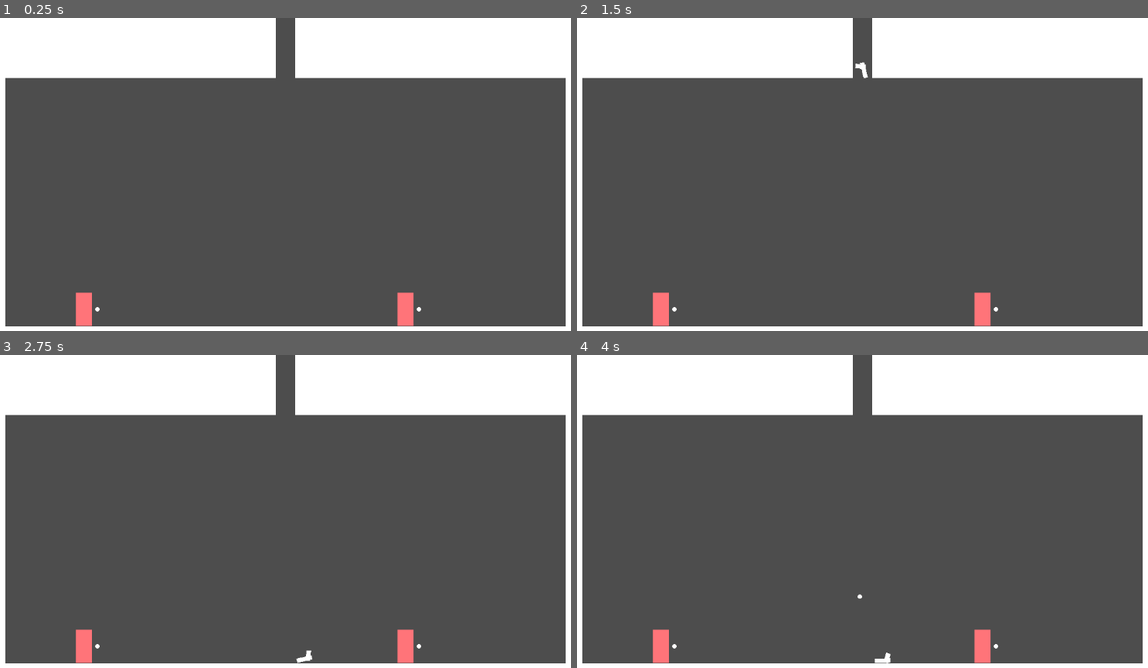
Above: before the commit, frames 1-4 (two rows, left to right).
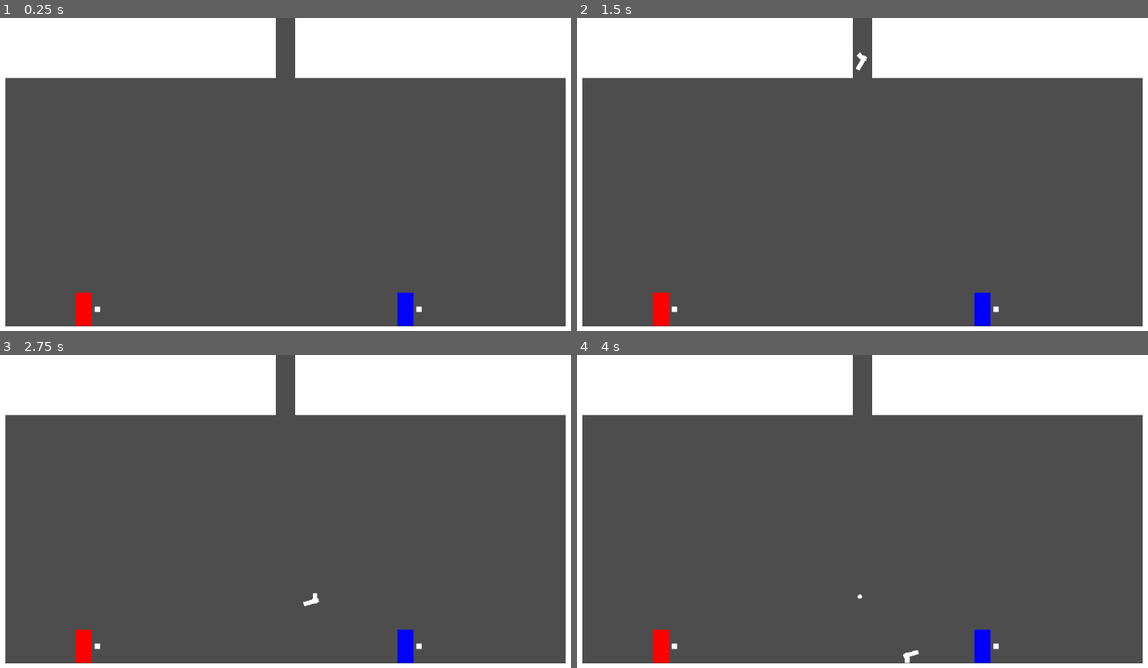
Above: after the commit, the same moments.

Repository: cbrenton/its-all-bad
Game: Godot game, scene res://scenes/match.tscn
Same seed, same stepped clock (60 frames per second), same inputs: the game is played once before the commit and once after it.
Inputs:
- Up to frame 1 (0.25 s): no input
- Up to frame 2 (1.5 s): tap Enter at 0.5 s; tap Space at 1.25 s
- Up to frame 3 (2.75 s): no input
- Up to frame 4 (4 s): no input

The runs differ from the first frame. In frame 1, 0.7% of the frame differs, in the area x 13-74%, y 87-99%; in frame 2, 0.7%; in frame 3, 0.8%; in frame 4, 0.8%.

Commit message:
Add slap/throw logic. Currently semi working. On slap, gun knocks back the original holder, then ricochets into the slapper and knocks them back, then immediately gets picked up by the slapper. Could be a lot cleaner

Diff:
--- a/scenes/fist.tscn
+++ b/scenes/fist.tscn
@@ -1,22 +1,24 @@
 [gd_scene format=3 uid="uid://cwit7dbkmqn7n"]
 
-[ext_resource type="Script" uid="uid://bqpoqmfglo7jf" path="res://scripts/fist.gd" id="1_18rt0"]
-[ext_resource type="Texture2D" uid="uid://vqymet7qdv8r" path="res://assets/dummy.png" id="2_cqe2n"]
+[ext_resource type="Script" uid="uid://bgmit61dualdr" path="res://scripts/items/fist.gd" id="1_blqjd"]
+[ext_resource type="AudioStream" uid="uid://cgaq4yis3j00w" path="res://assets/gunshot.mp3" id="2_ahl7n"]
 
-[sub_resource type="RectangleShape2D" id="RectangleShape2D_cqe2n"]
+[sub_resource type="RectangleShape2D" id="RectangleShape2D_og67c"]
 
-[node name="Node2D" type="Node2D" unique_id=1220416977]
-script = ExtResource("1_18rt0")
+[node name="Node2D" type="Node2D" unique_id=509131475]
+script = ExtResource("1_blqjd")
 
-[node name="2_delete" type="Sprite2D" parent="." unique_id=709337631]
-texture = ExtResource("2_cqe2n")
+[node name="AudioStreamPlayer2D" type="AudioStreamPlayer2D" parent="." unique_id=1480686199]
+stream = ExtResource("2_ahl7n")
 
-[node name="HitArea2D" type="Area2D" parent="." unique_id=1882889643]
-collision_layer = 0
+[node name="HitArea2D" type="Area2D" parent="." unique_id=1840073658]
 collision_mask = 2
-monitoring = false
 
-[node name="CollisionShape2D" type="CollisionShape2D" parent="HitArea2D" unique_id=1063450611]
-shape = SubResource("RectangleShape2D_cqe2n")
+[node name="CollisionShape2D" type="CollisionShape2D" parent="HitArea2D" unique_id=1819145442]
+shape = SubResource("RectangleShape2D_og67c")
 
-[connection signal="area_entered" from="HitArea2D" to="." method="_on_hit_area_2d_area_entered"]
+[node name="ColorRect" type="ColorRect" parent="HitArea2D" unique_id=1079445323]
+offset_left = -5.0
+offset_top = -5.0
+offset_right = 5.0
+offset_bottom = 5.0
--- a/scenes/gun.tscn
+++ b/scenes/gun.tscn
@@ -3,6 +3,9 @@
 [ext_resource type="AudioStream" uid="uid://cgaq4yis3j00w" path="res://assets/gunshot.mp3" id="2_og67c"]
 [ext_resource type="Script" uid="uid://c1atb6we1awe1" path="res://scripts/items/gun.gd" id="3_gp1hk"]
 [ext_resource type="Script" uid="uid://bs4l42rfwyx54" path="res://scripts/components/collectible_component.gd" id="4_qd4js"]
+
+[sub_resource type="PhysicsMaterial" id="PhysicsMaterial_gp1hk"]
+bounce = 0.47
 
 [sub_resource type="RectangleShape2D" id="RectangleShape2D_r8ywq"]
 size = Vector2(29, 8)
@@ -11,7 +14,10 @@
 size = Vector2(8.497879, 17.96266)
 
 [node name="RigidBody2D" type="RigidBody2D" unique_id=394875882]
+position = Vector2(1, 0)
 collision_layer = 4
+collision_mask = 3
+physics_material_override = SubResource("PhysicsMaterial_gp1hk")
 script = ExtResource("3_gp1hk")
 
 [node name="CollisionShape2D" type="CollisionShape2D" parent="." unique_id=1730765531]
@@ -44,5 +50,6 @@
 stream = ExtResource("2_og67c")
 
 [node name="CollectibleComponent" type="Node" parent="." unique_id=303832060]
+unique_name_in_owner = true
 script = ExtResource("4_qd4js")
 metadata/_custom_type_script = "uid://bs4l42rfwyx54"
--- a/scenes/match.tscn
+++ b/scenes/match.tscn
@@ -19,7 +19,7 @@
 
 [node name="Environment" type="StaticBody2D" parent="." unique_id=292553992]
 
-[node name="CollisionShape2D" type="CollisionShape2D" parent="Environment" unique_id=41029597]
+[node name="Ground" type="CollisionShape2D" parent="Environment" unique_id=41029597]
 shape = SubResource("WorldBoundaryShape2D_7y1jj")
 
 [node name="CollisionShape2D2" type="CollisionShape2D" parent="Environment" unique_id=1631316345]
--- a/scripts/components/collectible_component.gd
+++ b/scripts/components/collectible_component.gd
@@ -1 +1,23 @@
 class_name CollectibleComponent extends Node
+
+var just_thrown := false
+
+"""
+func on_thrown() -> void:
+    pass
+
+    just_thrown = true
+
+    # don't collide with the thrower for 0.5 seconds
+    thrower.add_collision_exception_with(rb)
+    print(look_dir_x)
+
+    # TODO: potentially move into something like CollectibleComponent#on_thrown
+    await get_tree().create_timer(0.5).timeout
+    thrower.remove_collision_exception_with(rb)
+    rb.collision_layer = 4
+    rb.collision_mask = 1
+    gun.collectible_component.just_thrown = false
+
+
+"""
--- a/scripts/components/hurtbox_component.gd
+++ b/scripts/components/hurtbox_component.gd
@@ -12,7 +12,11 @@
 
 
 func on_body_entered(body: Node) -> void:
-    print("hit something")
-    if body.get_node_or_null("CollectibleComponent"):
-        print("picking up something")
+    # print("hit something")
+    var collectible_component = (
+        body.get_node_or_null("CollectibleComponent") as CollectibleComponent
+    )
+
+    if collectible_component:
+        # print("picking up something")
         pickup_item.emit(body)
--- a/scripts/components/inventory_component.gd
+++ b/scripts/components/inventory_component.gd
@@ -1,10 +1,17 @@
 class_name InventoryComponent extends Node
 
 var weapon: Node = null
-var default_weapon: Node = null
+@onready var default_weapon: Node = preload("res://scenes/fist.tscn").instantiate()
 @export var hold_position: Node2D
 var look_dir_x := 0.0
 var has_loose_bullet := false
+
+
+func _ready():
+    add_child(default_weapon)
+    default_weapon.reparent(hold_position)
+    default_weapon.position = Vector2.ZERO
+    default_weapon.rotation = 0
 
 
 func pickup(item: Node):
@@ -25,10 +32,10 @@
         weapon = item
 
         _pickup.call_deferred(item)
-        grabbed_gun.yeet.connect(_drop)
+        grabbed_gun.yeet.connect(drop)
         var rb = item as RigidBody2D
         rb.collision_layer = 0
-        rb.collision_mask = 0
+        rb.collision_mask = 1
     elif grabbed_bullet:
         if held_gun:
             print("loaded")
@@ -41,6 +48,7 @@
 
 func _pickup(item: Node) -> void:
     # move item to hold position
+    print("picked up")
     item.freeze_mode = RigidBody2D.FREEZE_MODE_KINEMATIC
     item.freeze = true
     item.reparent(hold_position)
@@ -48,18 +56,64 @@
     item.rotation = 0
 
 
-func _drop() -> void:
+func _draw_debug_impulse(origin: Vector2, impulse: Vector2) -> void:
+    var dir = impulse.normalized()
+    var tip = origin + dir * 100
+    var left = tip + Vector2(-dir.y, dir.x).normalized() * 10 - dir * 20
+    var right = tip + Vector2(dir.y, -dir.x).normalized() * 10 - dir * 20
+
+    var line = Line2D.new()
+    line.add_point(origin)
+    line.add_point(tip)
+    line.width = 2.0
+    line.default_color = Color.RED
+
+    var head = Line2D.new()
+    head.add_point(left)
+    head.add_point(tip)
+    head.add_point(right)
+    head.width = 2.0
+    head.default_color = Color.RED
+
+    var scene = get_tree().current_scene
+    scene.add_child(line)
+    scene.add_child(head)
+    await get_tree().create_timer(1.0).timeout
+    line.queue_free()
+    head.queue_free()
+
+
+func drop(drop_x: float = look_dir_x) -> void:
+    # TODO: add this for bullet too
     var gun = weapon as Gun
+    """
+    if gun == null:
+        gun = weapon as Bullet
+    """
     if gun:
         weapon.freeze = false
+        gun.collectible_component.just_thrown = true
         weapon.reparent(get_tree().current_scene)
-        weapon.apply_central_impulse(Vector2(look_dir_x * 2000, -20))
-        gun.yeet.disconnect(_drop)
-
         var rb = weapon as RigidBody2D
+        var thrower = get_parent() as Player
         rb.collision_layer = 4
         rb.collision_mask = 3
+
+        # don't collide with the thrower for 0.5 seconds
+        # thrower.add_collision_exception_with(rb)
+        print(look_dir_x)
+
+        var impulse = Vector2(drop_x * 2000, -20)
+        _draw_debug_impulse(weapon.global_position, impulse)
+        weapon.apply_central_impulse(impulse)
+        gun.yeet.disconnect(drop)
+
         weapon = null
+
+        # TODO: potentially move into something like CollectibleComponent#on_thrown
+        await get_tree().create_timer(0.5).timeout
+        # thrower.remove_collision_exception_with(rb)
+        gun.collectible_component.just_thrown = false
 
 
 func use_held_weapon() -> void:
@@ -67,5 +121,6 @@
     if gun:
         gun.shoot()
     else:
-        # TODO: fist attack
-        pass
+        print("no gun, using fist")
+
+        default_weapon.attack(look_dir_x)
--- a/scripts/components/movement_component.gd
+++ b/scripts/components/movement_component.gd
@@ -9,10 +9,13 @@
 var direction_x := 0.0
 var wants_jump := false
 var look_dir_x := 0.0
+var knockback_x := 0.0
 
 
 func tick(delta: float) -> void:
-    body.velocity.x = direction_x * speed
+    knockback_x = move_toward(knockback_x, 0, 800 * delta)
+
+    body.velocity.x = direction_x * speed + knockback_x
     if body.velocity.x != 0.0:
         look_dir_x = sign(body.velocity.x)
         visuals.scale.x = look_dir_x
--- a/scripts/fist.gd
+++ /dev/null
@@ -1,44 +0,0 @@
-class_name Fist
-extends Node2D
-
-signal hit_landed(target, is_fatal)
-
-@onready var hitbox: Area2D = $HitArea2D
-
-var attack_duration: float = 0.1
-var attack_timer: Timer
-var is_held: bool = false
-var attack_rate: float = 0.2
-
-
-func _ready() -> void:
-    print("fist ready")
-
-
-func _fire() -> void:
-    self.hitbox.monitoring = true
-    await get_tree().physics_frame
-
-    for area in self.hitbox.get_overlapping_areas():
-        _attack_area(area)
-
-    # TODO: does this actually make this any better?
-    await get_tree().create_timer(self.attack_duration).timeout
-    self.hitbox.monitoring = false
-
-
-func _attack_area(target: Area2D) -> void:
-    # TODO: this is hacky, but it gets the parent's (HoldPosition) parent's (Visuals) parent (Player)
-    if target.get_parent() != self.get_parent().get_parent().get_parent():
-        hit_landed.emit(target.get_parent(), false)
-
-
-func attack() -> void:
-    if self.attack_timer == null:
-        self.attack_timer = Timer.new()
-        self.attack_timer.one_shot = true
-        add_child(self.attack_timer)
-    if self.attack_timer.is_stopped():
-        _fire()
-        self.attack_timer.start(self.attack_rate)
-    pass
--- /dev/null
+++ b/scripts/items/fist.gd
@@ -0,0 +1,47 @@
+class_name Fist extends Node2D
+
+@onready var hitbox: Area2D = $HitArea2D
+
+signal punch_landed(target, attack_dir_x)
+
+var attack_duration: float = 0.1
+var attack_timer: Timer
+var is_held: bool = false
+var attack_rate: float = 0.2
+
+
+func _ready() -> void:
+    print("fist ready")
+    print(hitbox)
+
+
+func _fire(look_dir_x) -> void:
+    hitbox.monitoring = true
+    await get_tree().physics_frame
+
+    for area in hitbox.get_overlapping_areas():
+        _attack_area(area, look_dir_x)
+
+    # TODO: does this actually make this any better?
+    await get_tree().create_timer(attack_duration).timeout
+    hitbox.monitoring = false
+
+
+func _attack_area(target: Area2D, look_dir_x: float) -> void:
+    # TODO: this is hacky, but it gets the parent's (HoldPosition) parent's (Visuals) parent (Player)
+    if target.get_parent() != get_parent().get_parent().get_parent():
+        var player = get_parent().get_parent().get_parent() as Player
+        var player_num = player.player_number
+        print("player %d landed punch while looking %d" % [player_num, look_dir_x])
+        punch_landed.emit(target.get_parent(), look_dir_x)
+
+
+func attack(look_dir_x) -> void:
+    if attack_timer == null:
+        attack_timer = Timer.new()
+        attack_timer.one_shot = true
+        add_child(attack_timer)
+    if attack_timer.is_stopped():
+        _fire(look_dir_x)
+        attack_timer.start(attack_rate)
+    pass
--- a/scripts/items/gun.gd
+++ b/scripts/items/gun.gd
@@ -1,11 +1,19 @@
 class_name Gun extends RigidBody2D
 
 var is_loaded := false
+var just_thrown := false
 @onready var hit_ray = $HitRay2D
+@onready var collectible_component = %CollectibleComponent
 
 signal shot
 signal yeet
 signal damage
+
+
+func _ready() -> void:
+    contact_monitor = true
+    max_contacts_reported = 4
+    body_entered.connect(_on_body_entered)
 
 
 func shoot() -> void:
@@ -26,3 +34,16 @@
         var other_player = collider as Player
         if other_player:
             damage.emit(other_player)
+
+
+func _on_body_entered(body: Node) -> void:
+    print("FOO")
+    if body is Player:
+        print("FOO player")
+        if collectible_component.just_thrown:
+            print("FOO just thrown")
+            if body is Player:
+                print("FOO hit player")
+                body.receive_knockback(Vector2(linear_velocity.x, -300))
+    elif body.name == "Ground":
+        collectible_component.just_thrown = false
--- a/scripts/match_controller.gd
+++ b/scripts/match_controller.gd
@@ -25,6 +25,7 @@
     var player_positions = [Vector2(200, 500), Vector2(800, 500)]
 
     var player_num = 1
+    var colors = {1: Color.RED, 2: Color.BLUE}
     for pos in player_positions:
         # instantiate player
         var player = self.player_scene.instantiate()
@@ -33,8 +34,17 @@
         # TODO: connect player signals
         add_child(player)
         player.initialize(player_num)
+        player.get_node("Visuals/BodyRect").color = colors[player_num]
         player_num += 1
         player.die.connect(_check_for_winner)
+        player.inventory_component.default_weapon.punch_landed.connect(foo)
+
+
+func foo(target: Player, attack_dir_x: float):
+    print("POW %d" % attack_dir_x)
+    target.inventory_component.drop(attack_dir_x)
+    # TODO: make this scale with velocity
+    target.receive_knockback(Vector2(attack_dir_x * 400, -400))
 
 
 func _spawn_gun():
--- a/scripts/player.gd
+++ b/scripts/player.gd
@@ -40,6 +40,11 @@
     inventory_component.look_dir_x = movement_component.look_dir_x
     if input_component.action_pressed:
         inventory_component.use_held_weapon()
+
+
+func receive_knockback(force: Vector2) -> void:
+    movement_component.knockback_x = force.x
+    velocity.y = force.y
 
 
 func take_damage(recipient: Player):
Not shown, removed: scripts/fist.gd.uid
Not shown, added: scripts/items/fist.gd.uid
